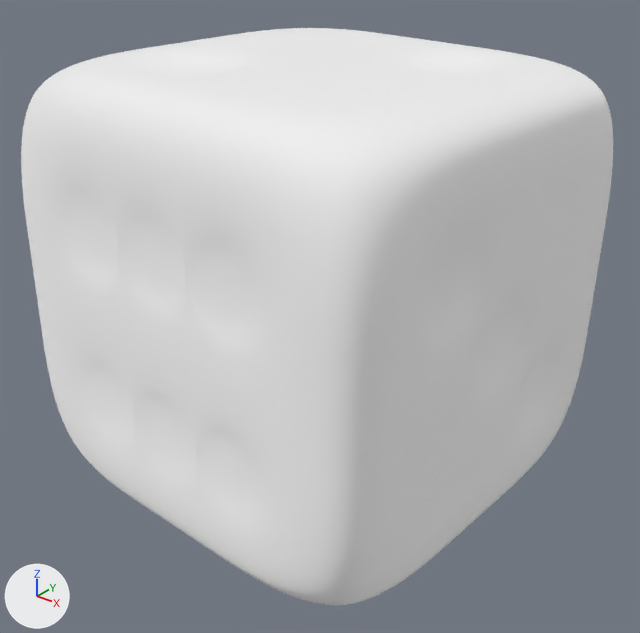
An edit to the glTF model assets/models/Dice.glb, drawn before and after from the same camera.
The view is the same before and after, from a 50 mm camera at (2.41, -3.02, 1.66) aimed at (0.05, -0.07, -0.17). Lighting does not change. The marker at lower left points along +X, +Y and +Z. Where no turn or scale is listed for an object, it has been applied to the vertices. Vertices at the same position are counted once.
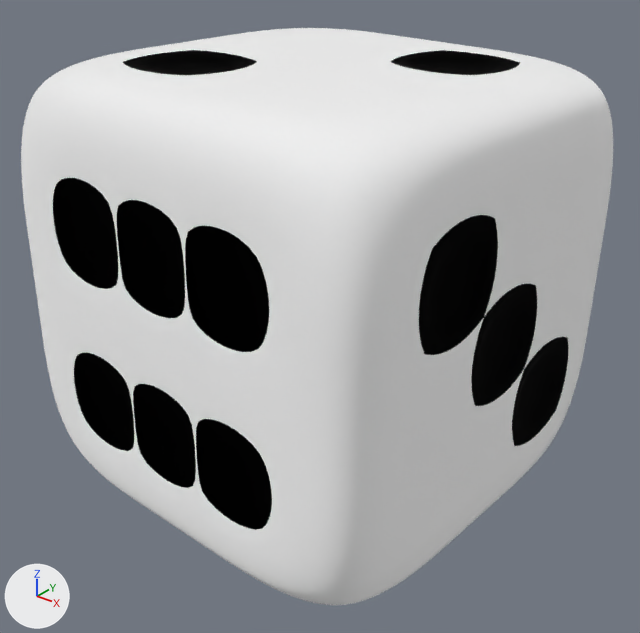
The edits, one by one:
Material 'Material.002' (mat_material_002) is new.
Its base color is (0.0, 0.0, 0.0) (black #000000).
Its metallic is 1.0.
Its roughness is 1.0.
me_cube has 14978 vertices, 29952 faces and spans x -1.03..1.03, y -1.03..1.03, z -1.01..1.01.
me_cube is used by ob_cube; location (0.0, 0.0, 0.001).
me_cube no longer uses material mat_material (white #ffffff).
me_cube part 1: all 13056 faces that had it switch from mat_material_001 (white #ffffff) to mat_material_002 (black #000000).

Boxes (x1, y1, x2, y2) around the edits, measured in the pictures (640 x 633 px):
part 1 of me_cube, recoloured (white to black): (53, 50, 568, 530) in both
